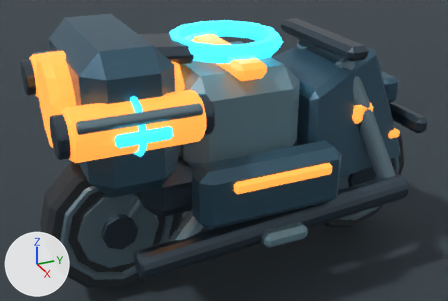
Two versions of the Blender file content/source-art/skirmishstrikebike-rigged.blend, one commit apart.
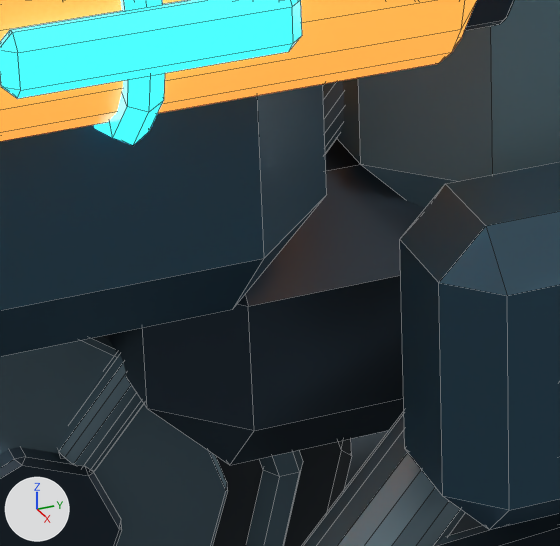
The first picture shows the older version from a 50 mm camera at (2.81, -1.38, 2.08) aimed at (-0.02, -0.11, 0.66). The close-ups show the older and then the newer version on the part from 26% to 50% of the width and 43% to 77% of the height of that picture. Only the edits that show in the close-ups are written down. The axes (+X, +Y, +Z) are drawn at lower left. The lights are the same throughout. The close-ups show mesh edges as thin lines.

The first close-up shows 'StrikeBikeAccent_ChargeWarning_R', 'StrikeBikeArmor_BatteryPod', 'StrikeBikeArmor_LowerFrame', 'StrikeBikeArmor_RearChargeCage', 'StrikeBikeArmor_SidePod_1', 'StrikeBikeFrame_RearShock_R', 'StrikeBikeFrame_Support_1', 'StrikeBikePayload_ExternalCharge_R', 'StrikeBikeTire_Rear', 'StrikeBikeWheel_AxleCap_Rear_R', 'StrikeBikeWheel_Hub_Rear_R', 'StrikeBikeWheel_RimTrim_Rear_R' and 4 more.
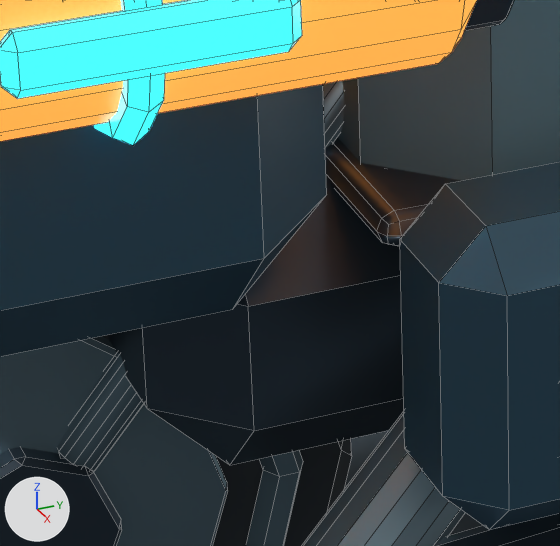
What differs and where, as boxes [x1, y1, x2, y2] in the close-ups (560 x 546 px):
'StrikeBikeArmor_BatteryCollar_CoamingCollar', added: after [325, 138, 462, 246]
part 1 of me_cylinder_018, shading changed: [57, 81, 344, 467] in both

Patch to the scene script:
```diff
--- a/content/source-art/skirmishstrikebike-rigged.blend.py
+++ b/content/source-art/skirmishstrikebike-rigged.blend.py
@@ me_cylinder_018 @@
 me_cylinder_018.from_pydata(...)  # 48 vertices, 50 faces; spans x -0.065..0.065, y -0.158..0.195, z -0.238..0.238
 # used by ob_strikebikeframe_rearshock_r; location = (0.16, -0.555, 0.685)
+# me_cylinder_018 part 1: 48 of the faces centred in x -0.063..0.063, y -0.157..0.194, z -0.237..0.237 are now shaded smooth
 me_cylinder_018.materials.append(mat_strike_bike_wheel_metal)
@@ me_cube_024 @@
+me_cube_024.from_pydata(...)  # 56 vertices, 54 faces; spans x -0.373..0.373, y -0.335..0.344, z -0.017..0.017
+me_cube_024.polygons.foreach_set('use_smooth', [True] * 54)
+me_cube_024.materials.append(mat_strike_bike_gunmetal)  # greyish blue #4b5965
@@ ob_strikebikearmor_batterycollar_coamingcollar @@
+ob_strikebikearmor_batterycollar_coamingcollar = bpy.data.objects.new('StrikeBikeArmor_BatteryCollar_CoamingCollar', me_cube_024)
+ob_strikebikearmor_batterycollar_coamingcollar.location = (0.0, -0.13, 0.764)
```
